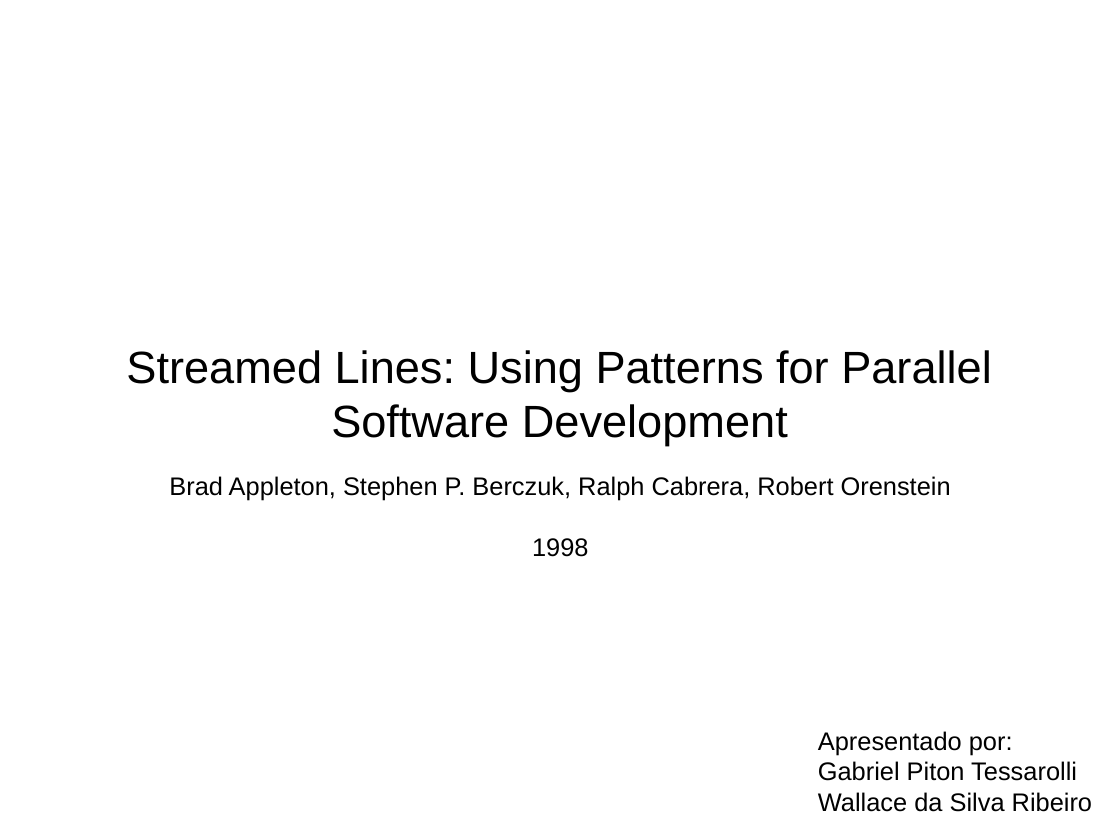
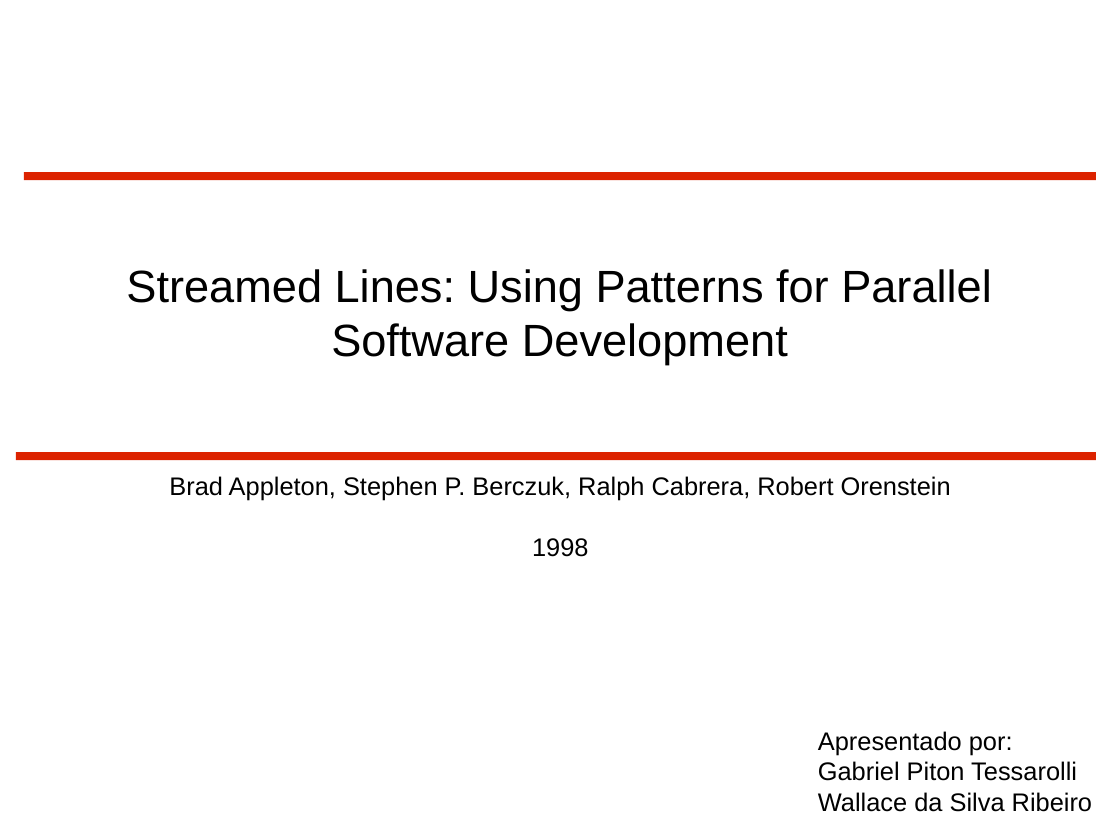
Before and after one commit to gtessa/gc20131_leitura_5, a slide deck: slide 1 of Completo.odp. Drawn at 1120x840 pixels with LibreOffice and Linux fonts; fonts in the diff are those of the drawing. Boxes give left, top, right and bottom in pixels: in the first picture for what was removed or moved away, otherwise in the second. Text is boxed around its words. In the diff, an @@ line names an element or a change of style, - is before the commit and + after.

```diff
--- a/Completo.odp
+++ b/Completo.odp
@@ subtitle "Streamed Lines: Using Patterns for ...": place and size @@
-subtitle "Streamed Lines: Using Patterns for ..." at box(126, 350, 992, 446)
+subtitle "Streamed Lines: Using Patterns for ..." at box(126, 269, 992, 365)
@@ line added from (24, 176) to (1097, 176), #DC2300 5.67 pt @@
@@ line added from (16, 456) to (1097, 456), #DC2300 5.67 pt @@
```
Also in this commit, not shown: 77 other slides changed.
